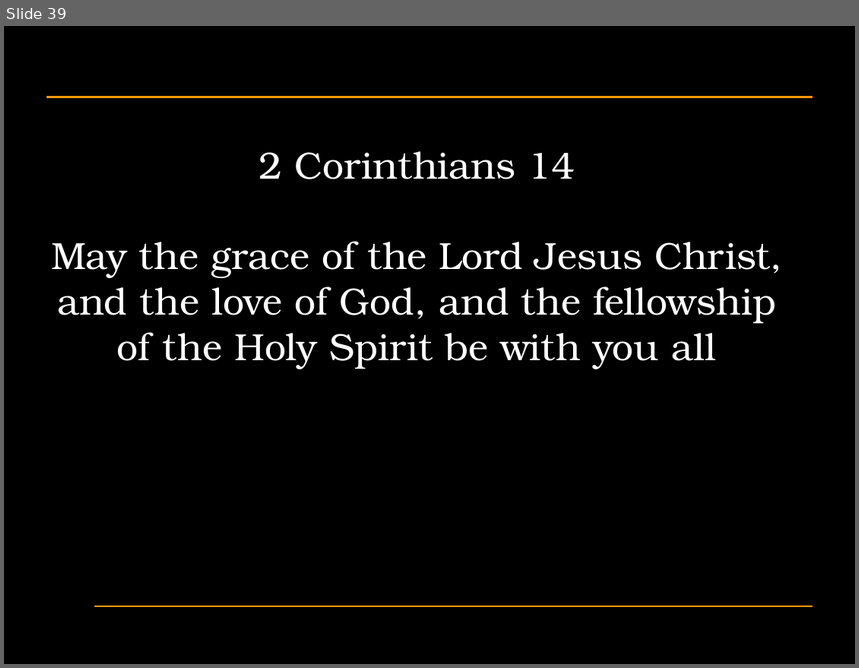
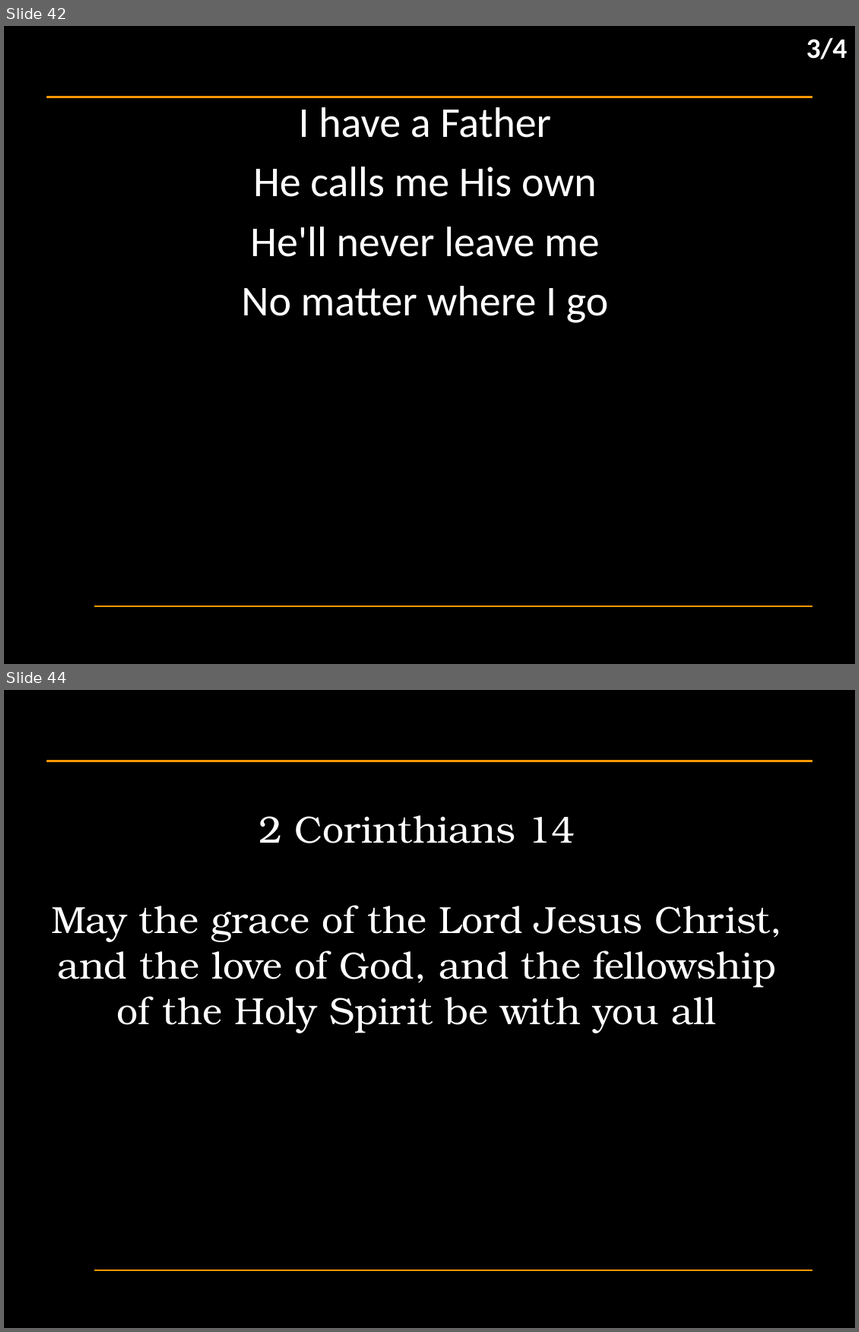
Before and after one commit to hoo-are-ya/worship, a slide deck: docs/songs_2024-09-29.pptx. Shown one above the other, each under a label of ours: slide 39 before the commit, slides 42 and 44 after it; the slides between them are not shown. The pictures are 859x668 and 859x1332 pixels, drawn with LibreOffice and Linux fonts; fonts in the diff are those of the drawing; background and template pictures are left out. Boxes give left, top, right and bottom in pixels: in the first picture for what was removed or moved away, otherwise in the second. Text is boxed around its words. In the diff, an @@ line names an element or a change of style, - is before the commit and + after.

```diff
--- a/docs/songs_2024-09-29.pptx
+++ b/docs/songs_2024-09-29.pptx
@@ slide 42 added at box(4, 26, 855, 664), background #000000; not listed: 2 template elements that a slide beside it also shows @@
@@ text added at box(807, 37, 848, 59), 24 pt, text #FFFFFF, bold @@
+3/4
@@ subtitle added at box(241, 107, 608, 323), 36 pt, text #FFFFFF @@
+I have a Father
+He calls me His own
+He'll never leave me
+No matter where I go
@@ what was slide 39 is now slide 44 @@
```
Also in this commit, not shown: 4 other slides added, 2 other files.
